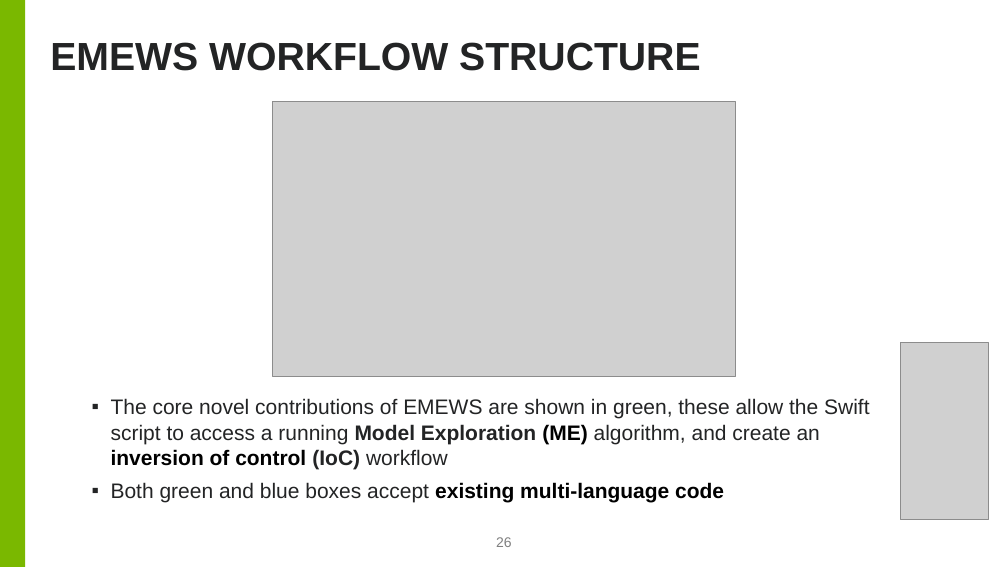
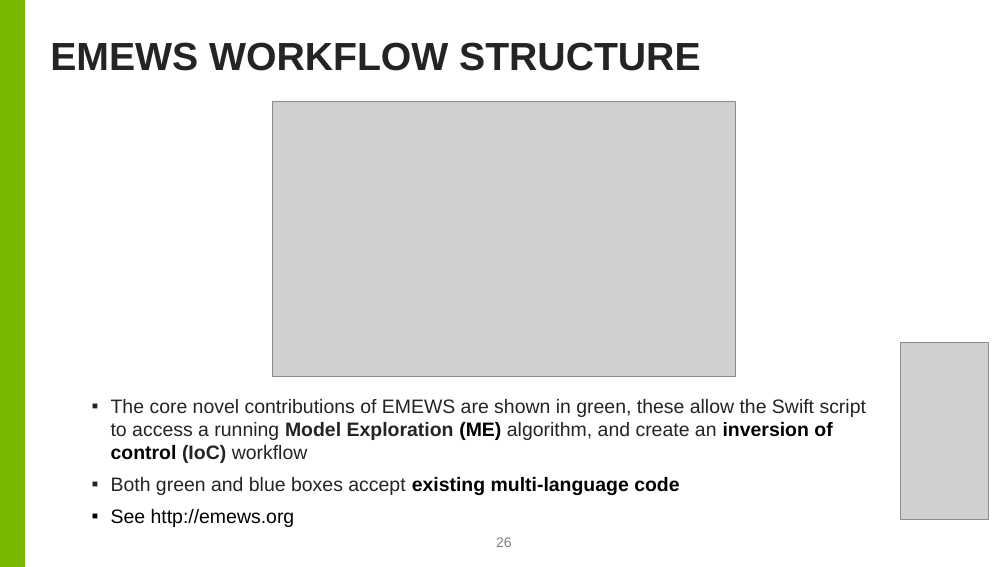
Before and after one commit to brettin/candle_tutorials, a slide deck: slide 26 of Topics/2_hyperparameter_optimization/hpo.pptx. Drawn at 1008x567 pixels with LibreOffice and Linux fonts; fonts in the diff are those of the drawing; grey boxes stand for pictures; background and template pictures are left out. Boxes give left, top, right and bottom in pixels: in the first picture for what was removed or moved away, otherwise in the second. Text is boxed around its words. In the diff, an @@ line names an element or a change of style, - is before the commit and + after.

```diff
--- a/Topics/2_hyperparameter_optimization/hpo.pptx
+++ b/Topics/2_hyperparameter_optimization/hpo.pptx
@@ text at [111, 399, 866, 495]: size 15 to 13.9 pt @@
@@ text at [111, 509, 295, 527]: paragraph added @@
+▪ See http://emews.org
```
Also in this commit, not shown: 6 other slides changed.
